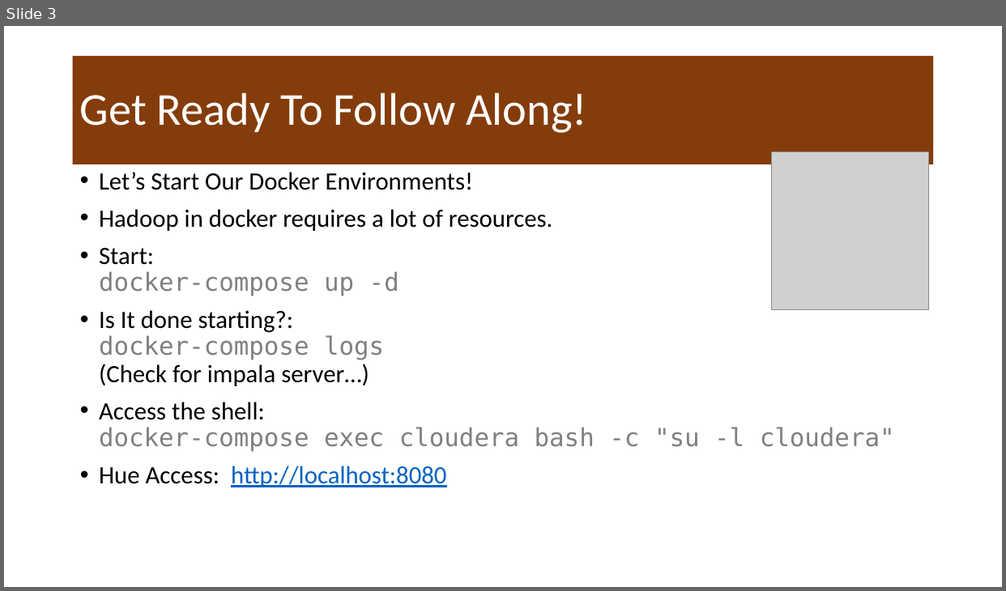
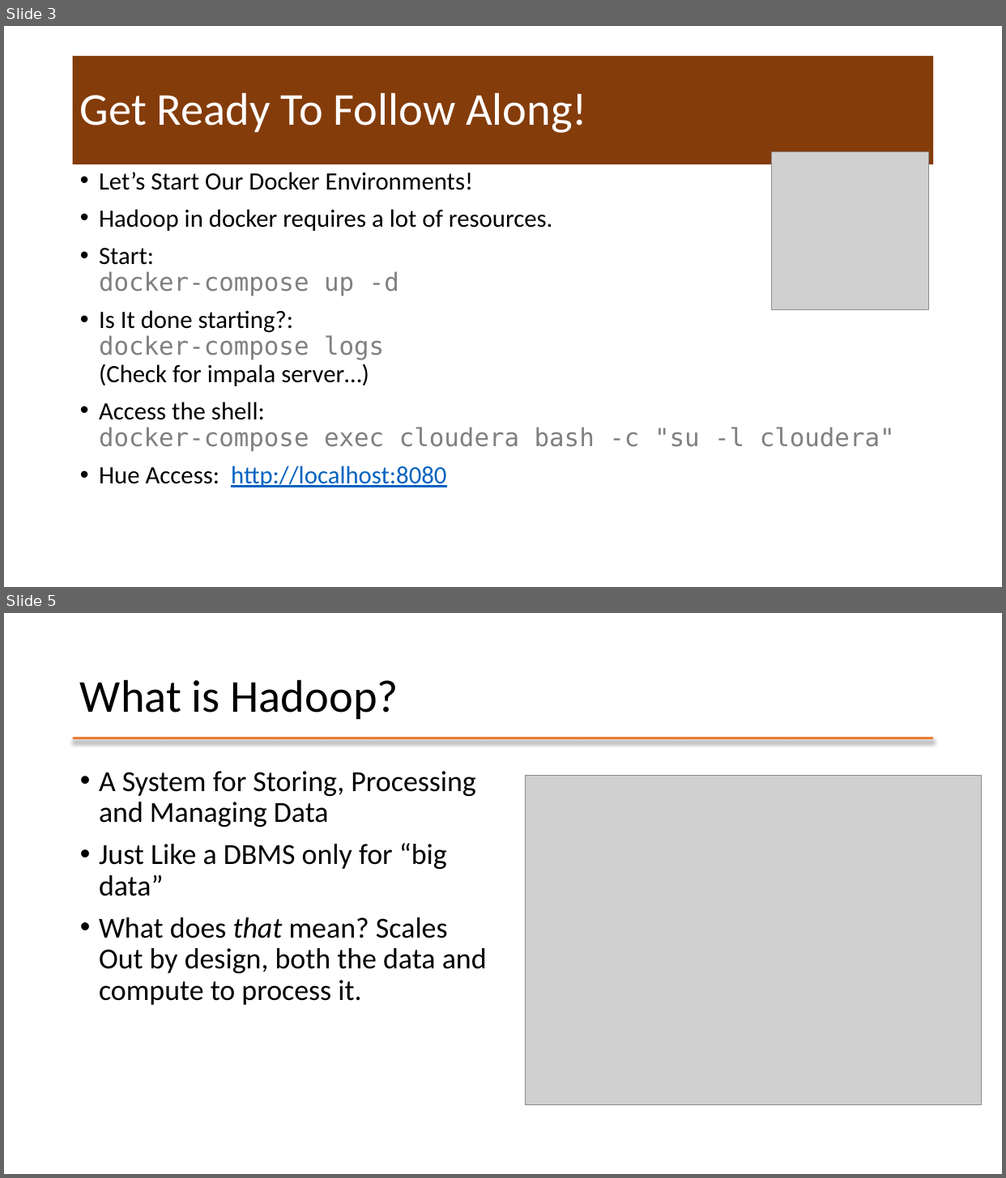
Before and after one commit to mafudge/ist769-old, a slide deck: content/C-Hadoop/C-Hadoop.pptx. Shown one above the other, each under a label of ours: slide 3 before the commit, slides 3 and 5 after it; the slides between them are not shown. The pictures are 1006x591 and 1006x1178 pixels, drawn with LibreOffice and Linux fonts; fonts in the diff are those of the drawing; grey boxes stand for pictures. Boxes give left, top, right and bottom in pixels: in the first picture for what was removed or moved away, otherwise in the second. Text is boxed around its words. In the diff, an @@ line names an element or a change of style, - is before the commit and + after.

Commit message:
hadoop c

```diff
--- a/content/C-Hadoop/C-Hadoop.pptx
+++ b/content/C-Hadoop/C-Hadoop.pptx
@@ slide 5 added at (4, 613, 1002, 1174), background #FFFFFF @@
@@ title added at (80, 679, 398, 719), 44 pt, text #000000 @@
+What is Hadoop?
@@ line added from (73, 738) to (934, 738), #ED7D31 2.25 pt @@
@@ text added at (99, 771, 487, 1005), 28 pt, text #000000 @@
+• A System for Storing, Processing and Managing Data
+• Just Like a DBMS only for “big data”
+• What does that mean? Scales Out by design, both the data and compute to process it.
@@ picture added at (525, 776, 982, 1105) @@
```
Also in this commit, not shown: 35 other slides added, 1 slide removed.
